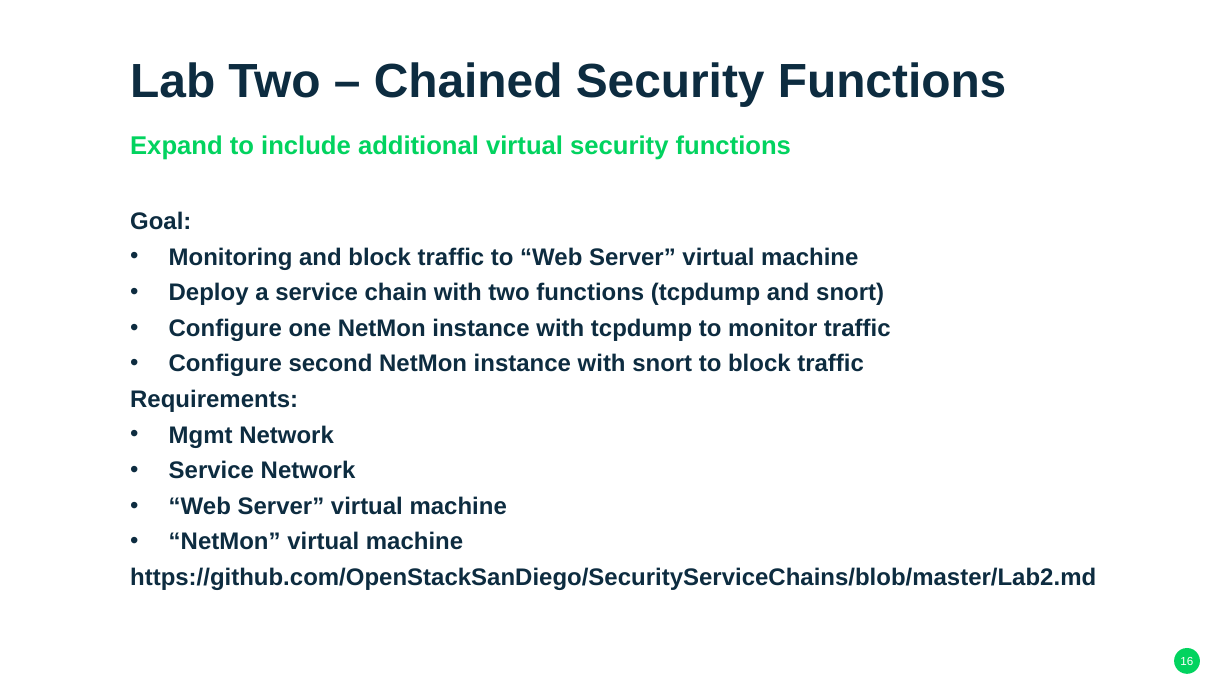
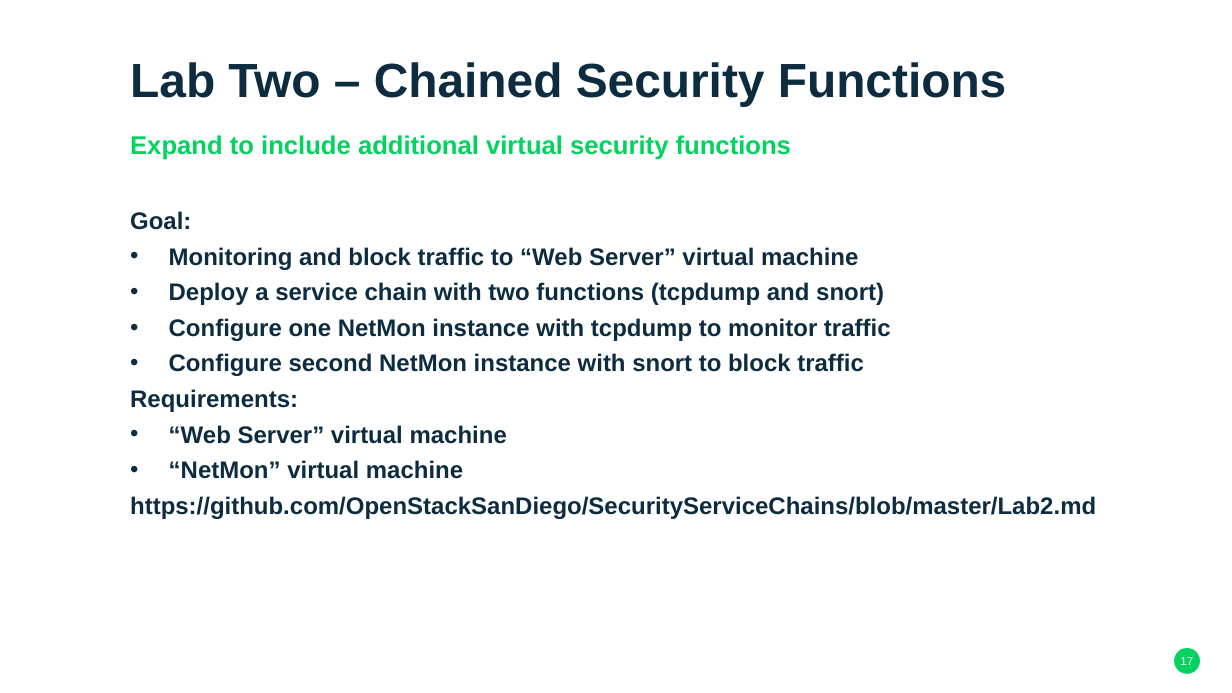
Before and after one commit to OpenStackSanDiego/SecurityServiceChains, a slide deck: slide 17 of Virtualized Security Functions - SUSE Format.pptx (slide 16 before the commit). Drawn at 1232x693 pixels with LibreOffice and Linux fonts; fonts in the diff are those of the drawing; background and template pictures are left out. Boxes give left, top, right and bottom in pixels: in the first picture for what was removed or moved away, otherwise in the second. Text is boxed around its words. In the diff, an @@ line names an element or a change of style, - is before the commit and + after.

```diff
--- a/Virtualized Security Functions - SUSE Format.pptx
+++ b/Virtualized Security Functions - SUSE Format.pptx
@@ text at <box>169,425,356,479</box>: paragraphs removed @@
-• Mgmt Network
-• Service Network
@@ page number at <box>1180,657,1193,665</box>: text changed @@
-16
+17
```
Also in this commit, not shown: 6 other slides changed, 1 slide added.
